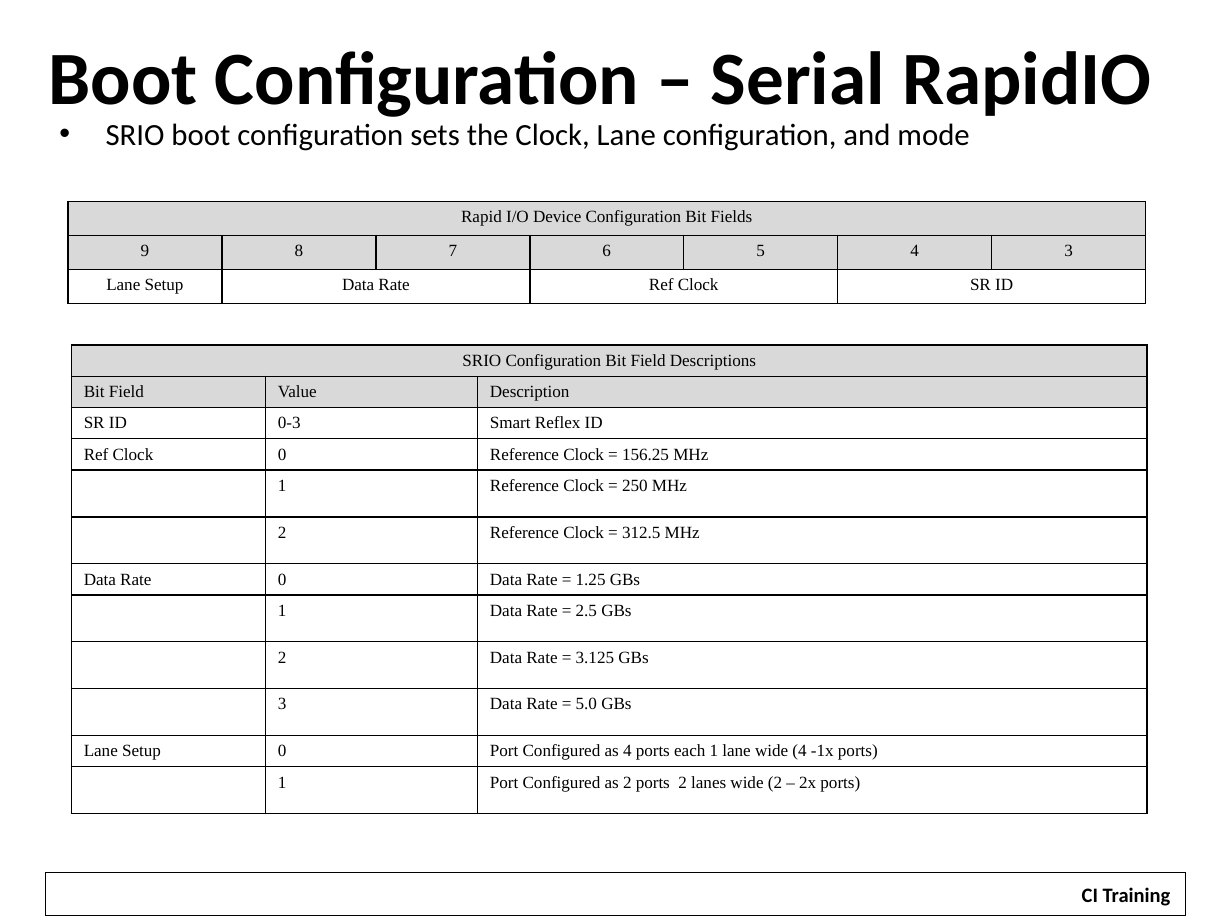
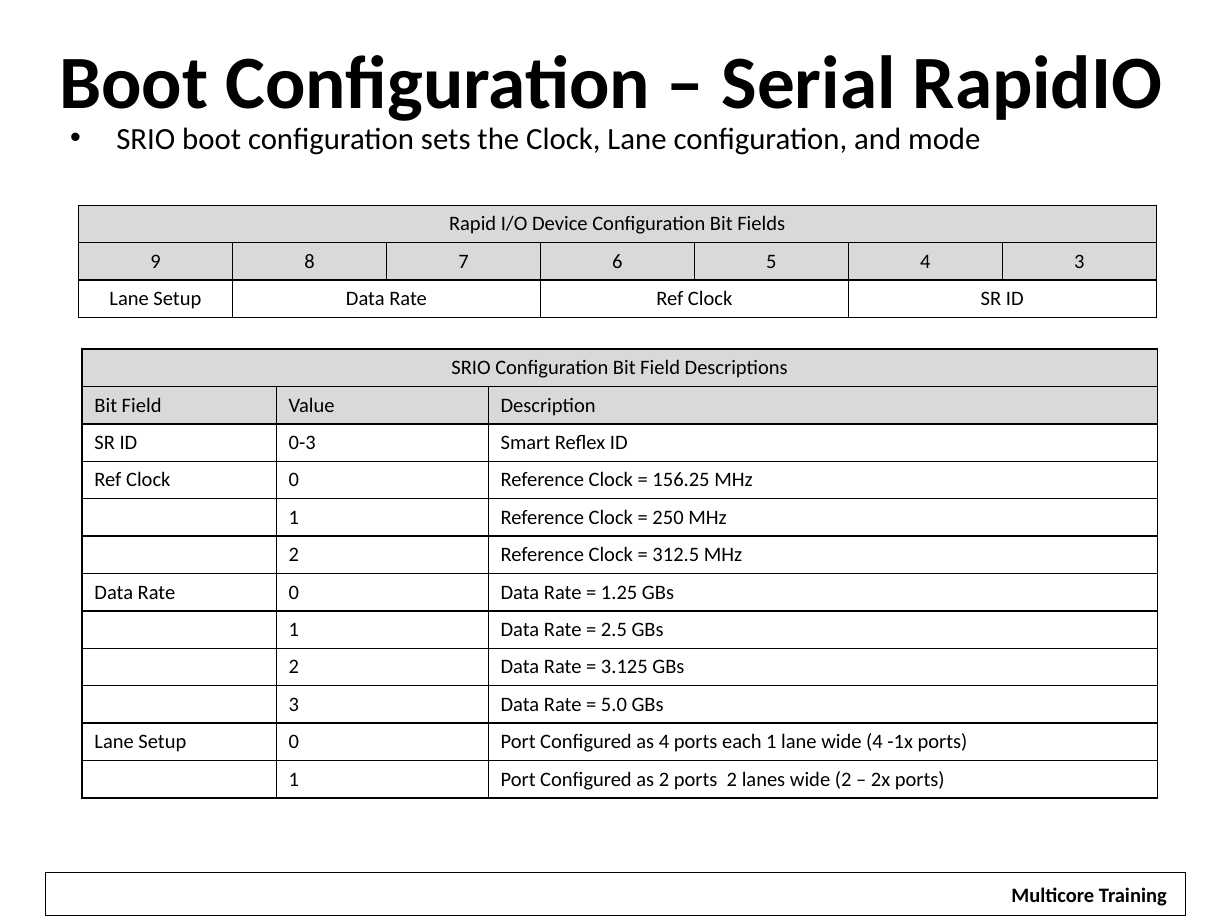
Before and after one commit to hari1989/keystone-workshop, a slide deck: slide 12 of slides/Keystone Bootloader.pptx. Drawn at 1232x924 pixels with LibreOffice and Linux fonts; fonts in the diff are those of the drawing; background and template pictures are left out. Boxes give left, top, right and bottom in pixels: in the first picture for what was removed or moved away, otherwise in the second. Text is boxed around its words. In the diff, an @@ line names an element or a change of style, - is before the commit and + after.

Commit message:
Updates for London Training

```diff
--- a/slides/Keystone Bootloader.pptx
+++ b/slides/Keystone Bootloader.pptx
@@ title "Boot Configuration – Serial RapidIO": place and size @@
-title "Boot Configuration – Serial RapidIO" at (49,51,1152,117)
+title "Boot Configuration – Serial RapidIO" at (59,55,1163,121)
@@ text "SRIO boot configuration sets the ...": place and size @@
-text "SRIO boot configuration sets the ..." at (106,123,969,151)
+text "SRIO boot configuration sets the ..." at (116,127,980,155)
@@ table at (79,206,1157,317) @@
@@ size 10 to 12 pt, font Times New Roman to Calibri @@
@@ table: place and size @@
-table at (68,201,1146,303)
+table at (79,206,1157,317)
@@ table at (83,349,1158,794) @@
@@ size 10 to 12 pt, font Times New Roman to Calibri @@
@@ table: place and size @@
-table at (71,345,1147,838)
+table at (83,349,1158,794)
@@ rectangle "Multicore Training": place and size @@
-rectangle "Multicore Training" at (1068,876,1184,913)
+rectangle "Multicore Training" at (998,876,1180,913)
@@ text in rectangle at (1011,887,1167,906): text changed @@
-CI Training
+Multicore Training
```
Also in this commit, not shown: 30 other slides changed, 1 slide removed, 14 other files.
